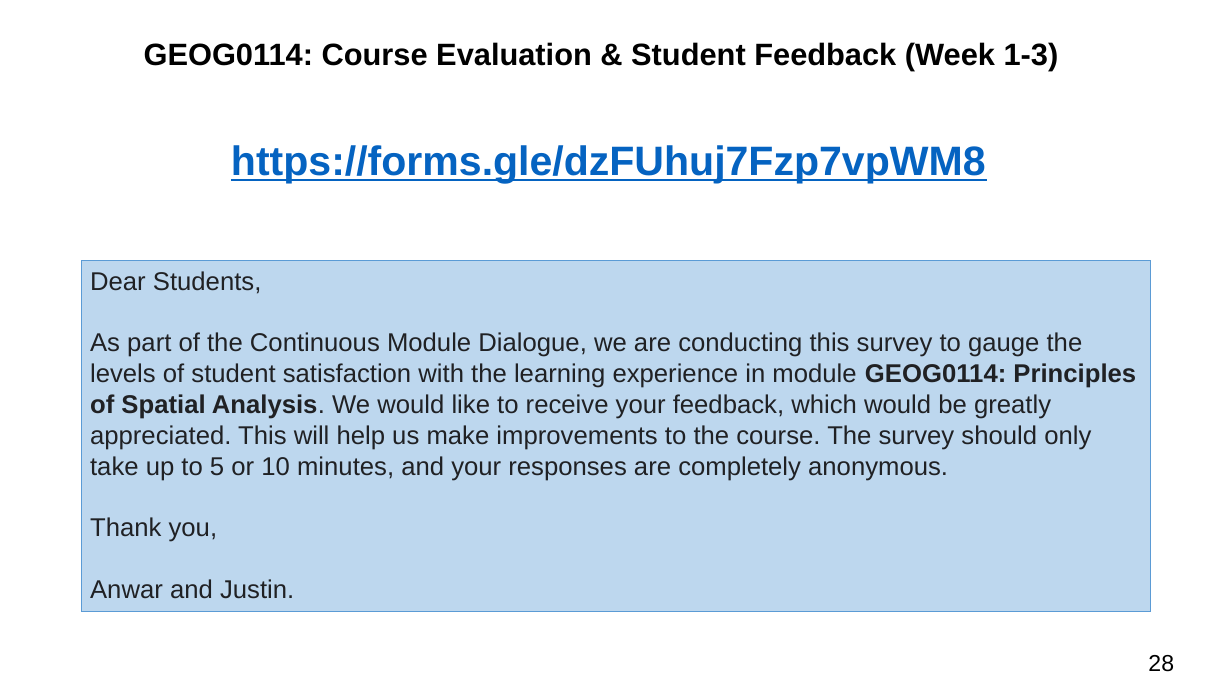
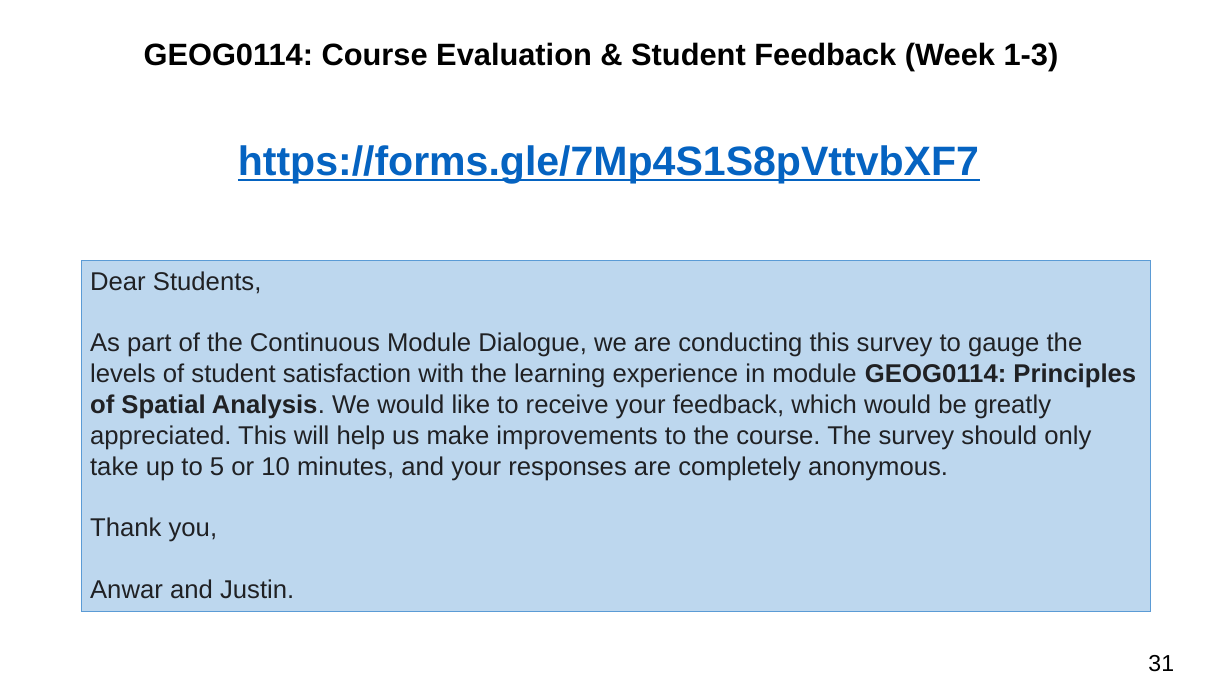
Before and after one commit to UCLPG-MSC-SGDS/GEOG0114, a slide deck: slide 31 of Lecture_notes_powerpoint/Week 4 Lecture Notes - Analytical Hierarchy Process.pptx (slide 28 before the commit). Drawn at 1232x693 pixels with LibreOffice and Linux fonts; fonts in the diff are those of the drawing. Boxes give left, top, right and bottom in pixels: in the first picture for what was removed or moved away, otherwise in the second. Text is boxed around its words. In the diff, an @@ line names an element or a change of style, - is before the commit and + after.

```diff
--- a/Lecture_notes_powerpoint/Week 4 Lecture Notes - Analytical Hierarchy Process.pptx
+++ b/Lecture_notes_powerpoint/Week 4 Lecture Notes - Analytical Hierarchy Process.pptx
@@ text at (238, 145, 979, 184): text changed @@
-https://forms.gle/dzFUhuj7Fzp7vpWM8
+https://forms.gle/7Mp4S1S8pVttvbXF7
@@ page number at (1148, 655, 1174, 672): text changed @@
-28
+31
```
Also in this commit, not shown: 9 other slides changed, 3 slides added, 3 other files.
